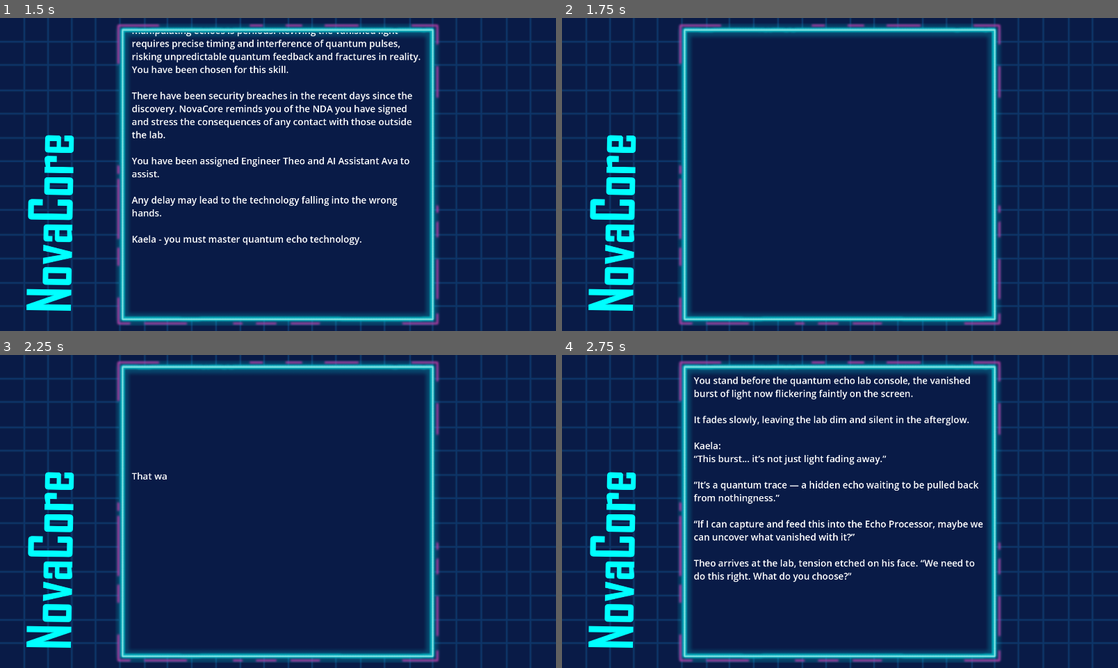
Above: before the commit, frames 1-4 (two rows, left to right).
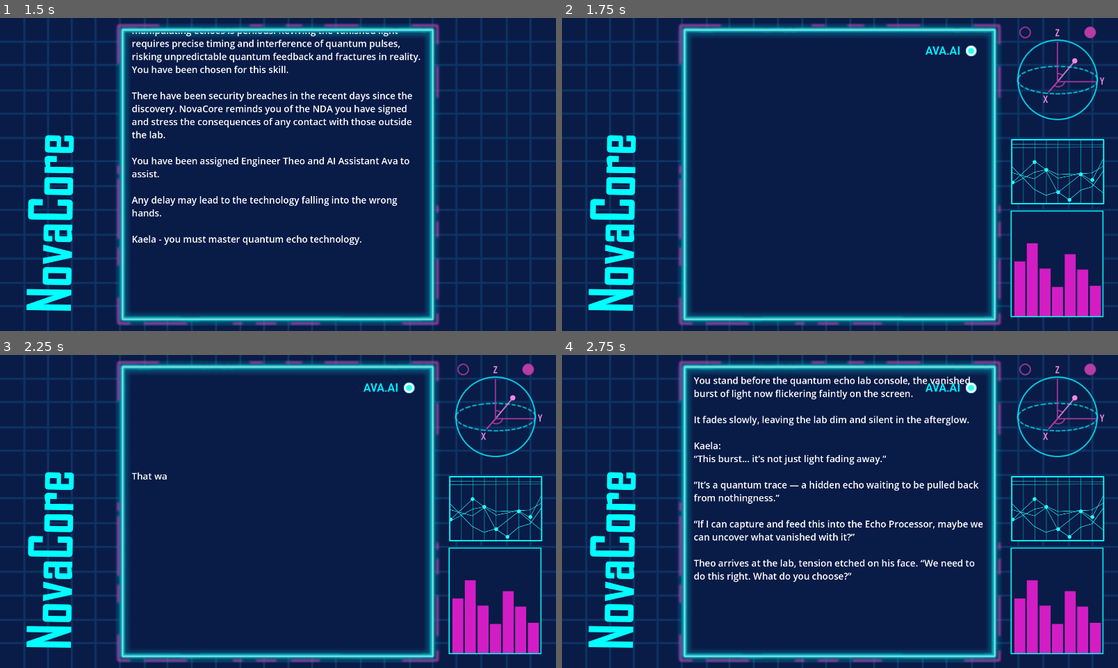
Above: after the commit, the same moments.

Repository: ReneJSchwartz/quantum-jam-2025-choose-your-own-adventure
Game: Godot game, scene res://scenes/game_tree.tscn
Same seed, same stepped clock (60 frames per second), same inputs: the game is played once before the commit and once after it.
Inputs:
- Up to frame 1 (1.5 s): click "New Game" at 0.5 s; tap Enter (ui_accept) at 1.25 s
- Up to frame 2 (1.75 s): tap Enter (ui_accept) at 1.52 s
- Up to frame 3 (2.25 s): no input
- Up to frame 4 (2.75 s): tap Enter (ui_accept) at 2.27 s

Frame 1 is identical in both runs. In frame 2, 4.8% of the frame differs, in the area x 65-98%, y 2-96%; in frame 3, 4.8%; in frame 4, 4.8%.

Commit message:
dialogue fixes & graphics

Diff:
--- a/godot_project/source/dialogue/dialogue.gd
+++ b/godot_project/source/dialogue/dialogue.gd
@@ -12,6 +12,7 @@
 ## Stores temporary options that can be fed to add_options()
 var temp_options: Array[DialogueOption]
 var on_dialogue_end_callback: Callable = func(): pass
+var next_proceed_callback = func(): pass
 ## Delay hiding dialogue by this amount.
 var hide_dialogue_delay: float = 0
 static var instance: Dialogue
@@ -68,14 +69,17 @@
 ## Called by DialogueUiManager after first step. Either supplies the next step or ends the
 ## dialogue.
 func continue_dialogue():
+	next_proceed_callback.call()
+	next_proceed_callback = func(): pass
+
 	if len(steps) <= current_dialogue_step:
 		# game basically ended
+		#get_tree().create_timer(hide_dialogue_delay).timeout.connect(
+			#DialogueUiManager.instance.hide_dialogue_overlay)
+		dialogue_running = false
+		steps = []
 		on_dialogue_end_callback.call()
 		on_dialogue_end_callback = func(): pass
-		get_tree().create_timer(hide_dialogue_delay).timeout.connect(
-			DialogueUiManager.instance.hide_dialogue_overlay)
-		dialogue_running = false
-		steps = []
 		return
 
 	var step = steps[current_dialogue_step]
@@ -110,8 +114,10 @@
 
 Kaela - you must master quantum echo technology.""")
 
-	# todo insert scene swap
-	discovery()
+	on_dialogue_end_callback = func():
+		discovery()
+		GameGraphics.instance.show_widgets_at_right()
+		GameGraphics.instance.show_ava()
 
 	start_dialogue()
 
@@ -140,6 +146,7 @@
 	add_option("Run a full diagnostic on the Echo Processor first.", func(): discovery_b_diagnostics())
 	add_option("Consult with Theo before proceeding.", func(): discovery_c_consult())
 	queue_added_options()
+	start_dialogue()
 
 func discovery_a_capture():
 	add_text("""Your hands steady, you initiate the capture protocol. The burst pulses—then disappears. Your instruments register a faint echo signal.
@@ -205,17 +212,18 @@
 
 func processor_bit_flip():
 	add_text("""You apply the bit-flip gate. The echo pulses brighter but wavers unpredictably.
-Kaela: "The echoes react... I hope this reveals more than it conceals."
-Apply gates to stabilize the echo""")
-
-	if randi() % 2 == 0:
-		processor_bit_flip_pass()
-	else:
-		processor_bit_flip_fail()
+Kaela: The echoes react... I hope this reveals more than it conceals.""")
+
+	add_option("Apply gates to stabilize the echo", func():
+		if randi() % 2 == 0:
+			processor_bit_flip_pass()
+		else:
+			processor_bit_flip_fail())
+	queue_added_options()
+
 
 func processor_bit_flip_pass():
-	add_text("""Bit-flip - Pass
-The flip succeeds and the bit-flip gate is applied.
+	add_text("""The flip succeeds and the bit-flip gate is applied.
 A transparent memory, this very lab, scientists running similar tests.
 	Kaela: A quantum memory, past and present converging.
 
@@ -396,6 +404,8 @@
 (soft echoing) "Trust the echoes, even when they falter. Find the truth… before it fades forever."
 	The light and the memory fade.""")
 
+	quantum_memory()
+
 func quantum_memory():
 	add_text("""AI Assistant Ava:
 “Echo signals from a forgotten past are reconstructing… Can you feel it, Kaela? The quantum whispers of those lost, waiting for you to listen.”
